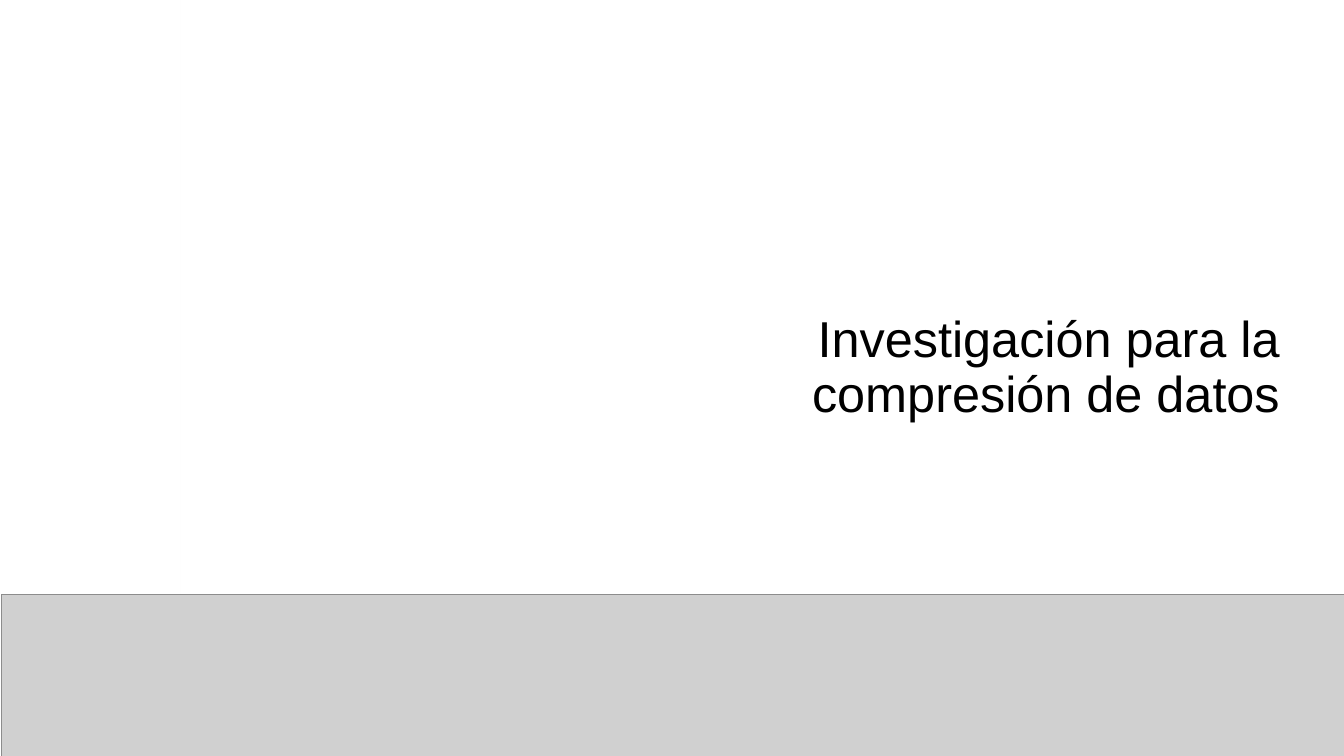
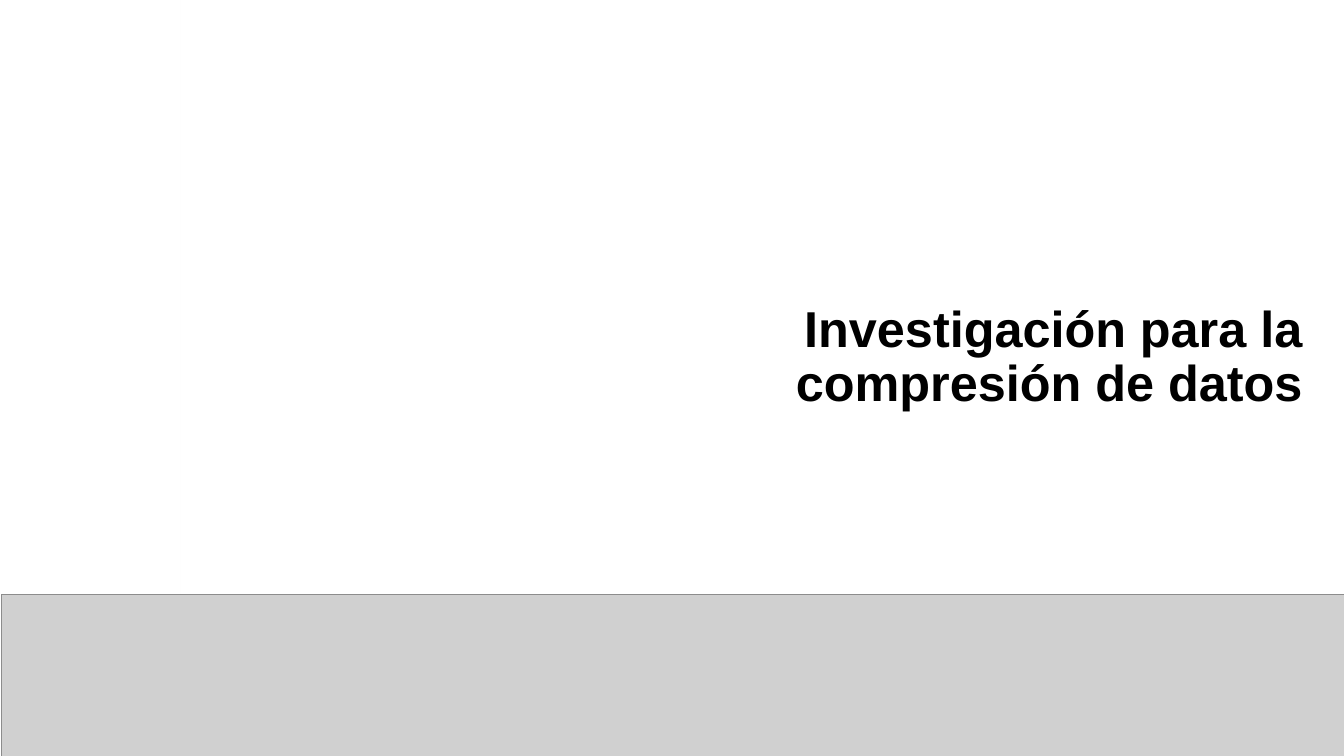
Before and after one commit to GianSz/ProyectoDatos, a slide deck: slide 1 of Presentacion/Presentación Proyecto.pptx. Drawn at 1344x756 pixels with LibreOffice and Linux fonts; fonts in the diff are those of the drawing; grey boxes stand for pictures; background and template pictures are left out. Boxes give left, top, right and bottom in pixels: in the first picture for what was removed or moved away, otherwise in the second. Text is boxed around its words. In the diff, an @@ line names an element or a change of style, - is before the commit and + after.

```diff
--- a/Presentacion/Presentación Proyecto.pptx
+++ b/Presentacion/Presentación Proyecto.pptx
@@ text "Investigación para la compresión de ...": place and size @@
-text "Investigación para la compresión de ..." at <box>812,320,1279,422</box>
+text "Investigación para la compresión de ..." at <box>796,310,1302,411</box>
@@ text "Investigación para la compresión de ..." at <box>796,310,1302,411</box>: bold on @@
```
Also in this commit, not shown: 3 other slides changed.
